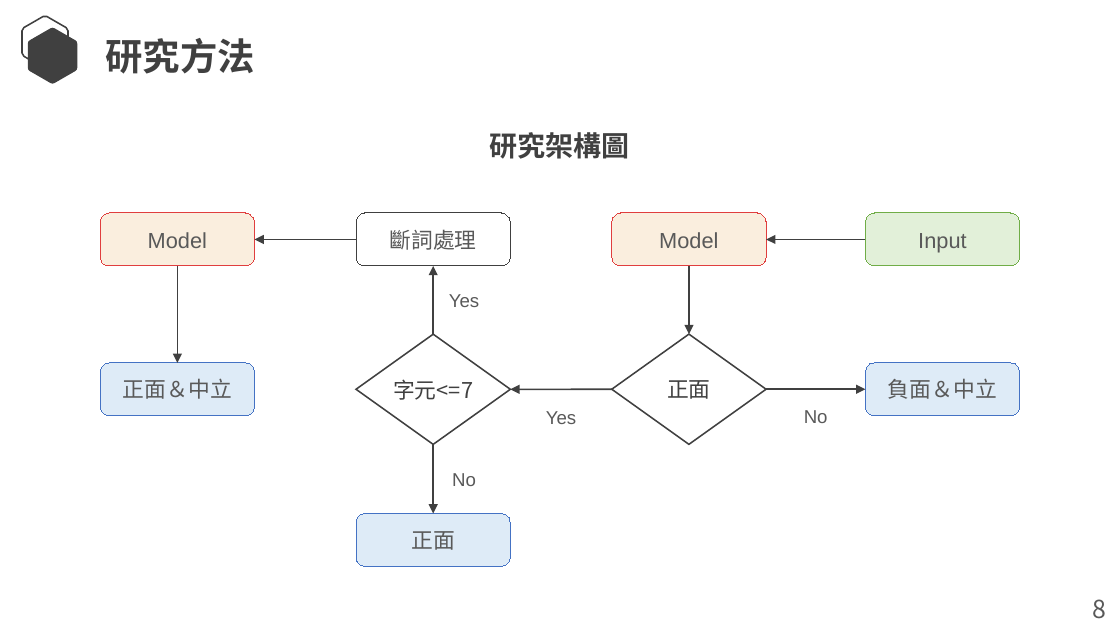
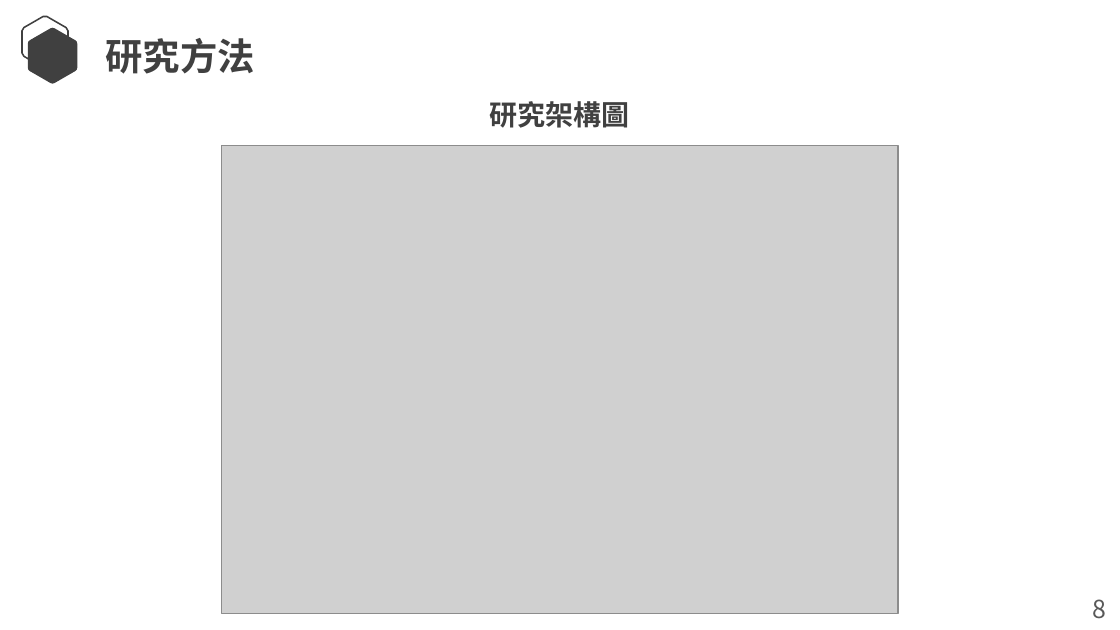
Before and after one commit to Lcwei-0708/lcwei-0708.github.io, a slide deck: slide 15 of data/應用機器學習演算法改善模型優化方法的研究-以UCI慢性腎臟疾病資料集為例/應用機器學習演算法改善模型優化方法的研究-以UCI慢性腎臟疾病資料集為例.pptx (slide 10 before the commit). Drawn at 1120x630 pixels with LibreOffice and Linux fonts; fonts in the diff are those of the drawing; grey boxes stand for pictures. Boxes give left, top, right and bottom in pixels: in the first picture for what was removed or moved away, otherwise in the second. Text is boxed around its words. In the diff, an @@ line names an element or a change of style, - is before the commit and + after.

```diff
--- a/data/應用機器學習演算法改善模型優化方法的研究-以UCI慢性腎臟疾病資料集為例/應用機器學習演算法改善模型優化方法的研究-以UCI慢性腎臟疾病資料集為例.pptx
+++ b/data/應用機器學習演算法改善模型優化方法的研究-以UCI慢性腎臟疾病資料集為例/應用機器學習演算法改善模型優化方法的研究-以UCI慢性腎臟疾病資料集為例.pptx
@@ text "研究架構圖": place and size @@
-text "研究架構圖" at bbox=[490, 132, 630, 159]
+text "研究架構圖" at bbox=[490, 101, 630, 128]
@@ picture added at bbox=[222, 146, 898, 613] @@
@@ group removed at bbox=[101, 213, 1020, 567]: 8 arrows, 7 rounded rectangles, 4 texts, 2 diamonds @@
-斷詞處理
-Model
-Model
-正面＆中立
-字元<=7
-正面
-負面＆中立
-正面
-Input
-Yes
-No
-No
-Yes
```
Also in this commit, not shown: 2 other slides changed, 16 slides added, 12 slides removed.
